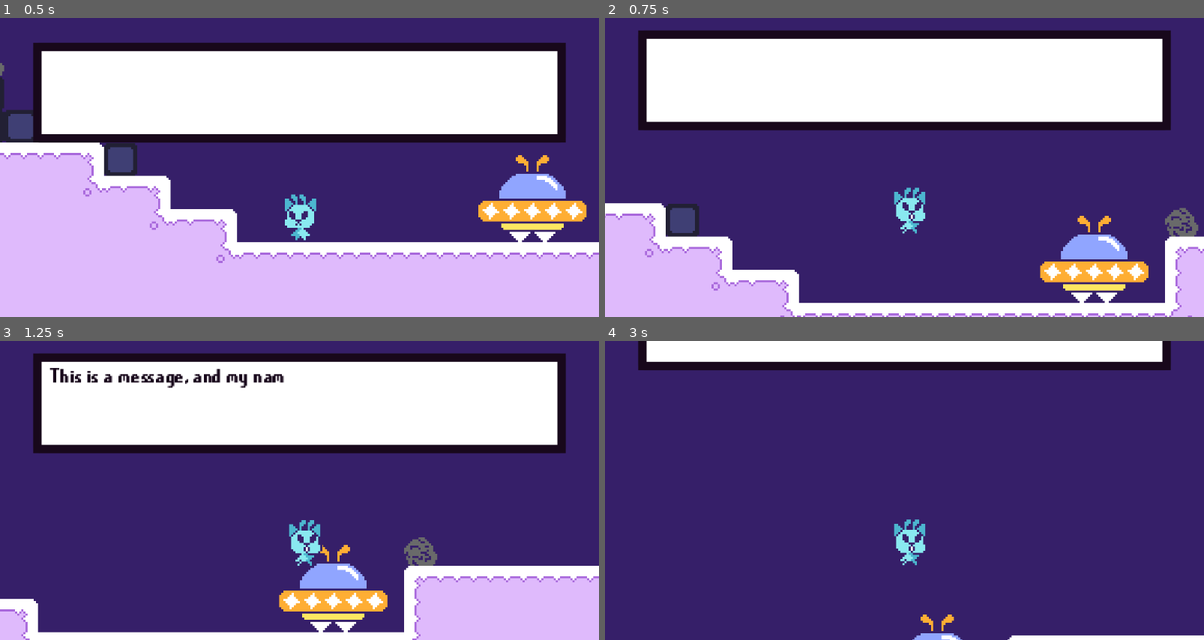
Above: before the commit, frames 1-4 (two rows, left to right).
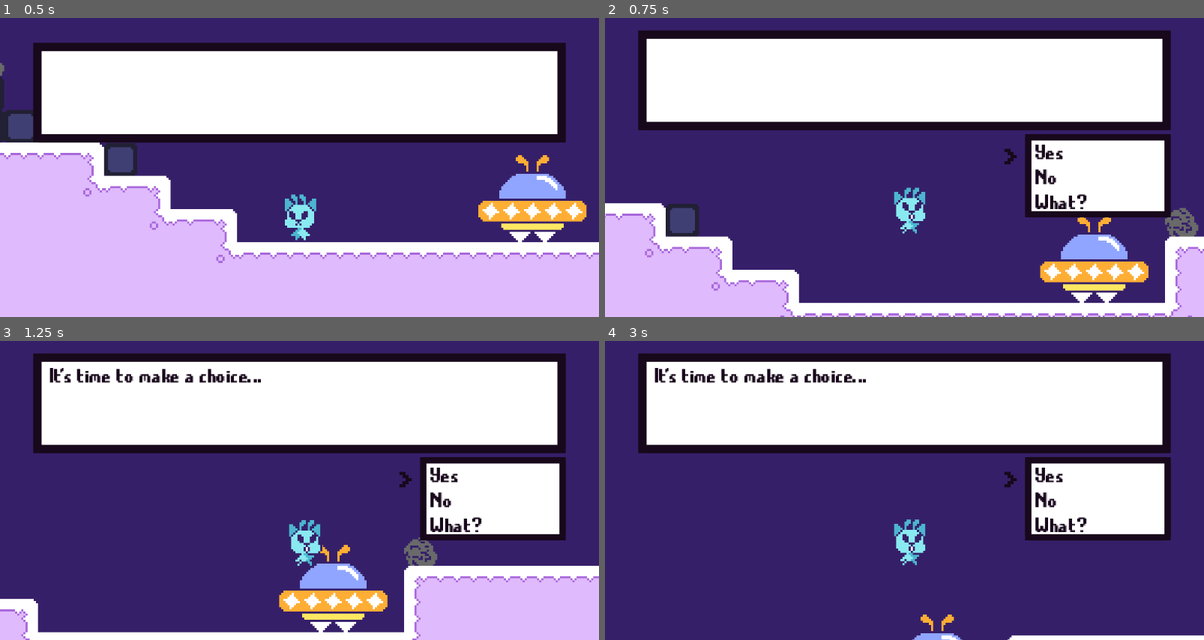
Above: after the commit, the same moments.

Repository: Zazorah/secret-santa-2025
Game: Godot game, scene res://World/Placeholder/TestRoom.tscn
Same seed, same stepped clock (60 frames per second), same inputs: the game is played once before the commit and once after it.
Inputs (mouse positions are in pixels of both pictures, inside the frame that each line leads up to):
- Up to frame 1 (0.5 s): no input
- Up to frame 2 (0.75 s): move the mouse to (1036, 152) at 0.52 s; hold D (move_right) from 0.53 s (still down); hold Space (advance_text) from 0.53 s (still down)
- Up to frame 3 (1.25 s): keep holding D (move_right); keep holding Space (advance_text); tap W (jump) at 0.77 s
- Up to frame 4 (3 s): move the mouse to (784, 505) at 1.27 s; release Space (advance_text) at 1.28 s; tap Space (advance_text) at 1.35, 2.3 s; tap W (jump) at 1.52 s; move the mouse to (964, 424) at 2.02 s; release D (move_right) at 2.03 s; hold A (move_left) 2.03-2.78 s; hold Mouse wheel up (zoom_in) 2.03-2.78 s; move the mouse to (874, 550) at 2.77 s; hold D (move_right) from 2.78 s (still down); tap Mouse wheel down (zoom_out) at 2.85 s

Frame 1 is identical in both runs. In frame 2, 6.8% of the frame differs, in the area x 66-95%, y 38-67%; in frame 3, 7.8%; in frame 4, 40%, in the area x 5-95%, y 0-67%.

Commit message:
WIP Choice Box
Leaving this for now to work on more important elements.

Diff:
--- a/Utility/Dialog/Assets/Themes/TextboxTheme.tres
+++ b/Utility/Dialog/Assets/Themes/TextboxTheme.tres
@@ -3,5 +3,6 @@
 [ext_resource type="FontFile" uid="uid://bfuplq32dveng" path="res://Assets/Fonts/ChevyRay - Picory.ttf" id="1_xwoec"]
 
 [resource]
+RichTextLabel/colors/default_color = Color(0.09411765, 0.03137255, 0.105882354, 1)
 RichTextLabel/font_sizes/normal_font_size = 12
 RichTextLabel/fonts/normal_font = ExtResource("1_xwoec")
--- a/Utility/Dialog/Data/OtherDialogData.json
+++ b/Utility/Dialog/Data/OtherDialogData.json
@@ -6,5 +6,39 @@
 		{
 			"text": "How are you reading this..."
 		}
+	],
+
+	"choice_test": [
+		{
+			"text": "It's time to make a choice...",
+			"choices": [
+				{
+					"text": "Yes",
+					"tag": "choice_test_yes"
+				},
+				{
+					"text": "No"
+				},
+				{
+					"text": "What?",
+					"tag": "choice_test_what"
+				}
+			]
+		},
+		{
+			"text": "Why... Why are you so afraid..."
+		}
+	],
+
+	"choice_test_yes": [
+		{
+			"text": "I'm glad to hear that..."
+		}
+	],
+
+	"choice_test_what": [
+		{
+			"text": "Huh?"
+		}
 	]
 }
--- a/Utility/Dialog/DialogLoader.gd
+++ b/Utility/Dialog/DialogLoader.gd
@@ -87,7 +87,9 @@
 	for choice_data in choices:
 		var choice = DialogChoice.new()
 		choice.text = choice_data.text
-		choice.tag = choice_data.tag
+
+		if choice_data.has("tag"):
+			choice.tag = choice_data.tag
 
 		result.push_back(choice)
 
--- /dev/null
+++ b/Utility/Dialog/UI/Choicebox/DialogChoicebox.gd
@@ -0,0 +1,34 @@
+class_name DialogChoicebox
+extends Control
+
+## Represents a list of choices in the Dialog UI.
+
+# Scene References
+const OPTION_SCENE = preload("res://Utility/Dialog/UI/Choicebox/DialogChoiceboxOption.tscn")
+
+# Drawing Properties
+var container_padding := Vector2(4.0, 4.0)
+
+# Child References
+@onready var outer_container = %OuterContainer
+@onready var inner_container = %InnerContainer
+@onready var choice_container = %ChoiceContainer
+
+var choices: Array[DialogChoice]
+
+func set_choices(new_choices: Array[DialogChoice]) -> void:
+	choices = new_choices
+
+	clear_choices()
+
+	# Add new choices.
+	for choice in new_choices:
+		var option = OPTION_SCENE.instantiate() as RichTextLabel
+		option.text = " " + choice.text
+
+		choice_container.add_child(option)
+
+func clear_choices() -> void:
+	if choice_container:
+		for n in choice_container.get_children():
+			n.queue_free()
--- /dev/null
+++ b/Utility/Dialog/UI/Choicebox/DialogChoicebox.tscn
@@ -0,0 +1,79 @@
+[gd_scene load_steps=4 format=3 uid="uid://hkomvmr386t3"]
+
+[ext_resource type="Script" uid="uid://dk8iflp4ckq3" path="res://Utility/Dialog/UI/Choicebox/DialogChoicebox.gd" id="1_6881l"]
+[ext_resource type="PackedScene" uid="uid://dfgnnlkti1rww" path="res://Utility/Dialog/UI/Choicebox/DialogChoiceboxOption.tscn" id="2_hokdp"]
+[ext_resource type="Theme" uid="uid://s4w2liv7d0lg" path="res://Utility/Dialog/Assets/Themes/TextboxTheme.tres" id="3_lbfqy"]
+
+[node name="DialogChoicebox" type="Control"]
+layout_mode = 3
+anchors_preset = 15
+anchor_right = 1.0
+anchor_bottom = 1.0
+grow_horizontal = 2
+grow_vertical = 2
+script = ExtResource("1_6881l")
+
+[node name="Cursor" type="Control" parent="."]
+anchors_preset = 0
+offset_left = 188.0
+offset_top = 57.0
+offset_right = 188.0
+offset_bottom = 57.0
+
+[node name="Label" type="RichTextLabel" parent="Cursor"]
+layout_mode = 0
+offset_right = 12.0
+offset_bottom = 20.0
+theme = ExtResource("3_lbfqy")
+theme_override_font_sizes/normal_font_size = 24
+text = ">"
+horizontal_alignment = 2
+vertical_alignment = 1
+
+[node name="OptionBox" type="Control" parent="."]
+anchors_preset = 0
+offset_right = 40.0
+offset_bottom = 40.0
+
+[node name="OuterContainer" type="PanelContainer" parent="OptionBox"]
+unique_name_in_owner = true
+custom_minimum_size = Vector2(70, 0)
+layout_mode = 1
+anchors_preset = 6
+anchor_left = 1.0
+anchor_top = 0.5
+anchor_right = 1.0
+anchor_bottom = 0.5
+offset_left = 162.0
+offset_top = 36.0
+offset_right = 232.0
+offset_bottom = 76.0
+grow_horizontal = 0
+grow_vertical = 2
+
+[node name="ColorRect" type="ColorRect" parent="OptionBox/OuterContainer"]
+layout_mode = 2
+color = Color(0.09411765, 0.03137255, 0.105882354, 1)
+
+[node name="InnerContainer" type="PanelContainer" parent="OptionBox/OuterContainer"]
+unique_name_in_owner = true
+custom_minimum_size = Vector2(60, 34)
+layout_mode = 2
+size_flags_horizontal = 4
+size_flags_vertical = 4
+
+[node name="ColorRect" type="ColorRect" parent="OptionBox/OuterContainer/InnerContainer"]
+layout_mode = 2
+
+[node name="ChoiceContainer" type="VBoxContainer" parent="OptionBox/OuterContainer/InnerContainer"]
+unique_name_in_owner = true
+layout_mode = 2
+alignment = 1
+
+[node name="Option" parent="OptionBox/OuterContainer/InnerContainer/ChoiceContainer" instance=ExtResource("2_hokdp")]
+layout_mode = 2
+text = "  Choice #1"
+
+[node name="Option2" parent="OptionBox/OuterContainer/InnerContainer/ChoiceContainer" instance=ExtResource("2_hokdp")]
+layout_mode = 2
+text = "  Choice #2"
--- /dev/null
+++ b/Utility/Dialog/UI/Choicebox/DialogChoiceboxOption.tscn
@@ -0,0 +1,10 @@
+[gd_scene load_steps=2 format=3 uid="uid://dfgnnlkti1rww"]
+
+[ext_resource type="Theme" uid="uid://s4w2liv7d0lg" path="res://Utility/Dialog/Assets/Themes/TextboxTheme.tres" id="1_owi5h"]
+
+[node name="Label" type="RichTextLabel"]
+custom_minimum_size = Vector2(64, 8)
+theme = ExtResource("1_owi5h")
+text = " Hello, World!"
+scroll_active = false
+vertical_alignment = 1
--- a/Utility/Dialog/UI/DialogChoicebox.gd
+++ /dev/null
@@ -1,9 +0,0 @@
-class_name DialogChoicebox
-extends Control
-
-## Represents a list of choices in the Dialog UI.
-
-var choices: Array[DialogChoice]
-
-func set_choices(new_choices: Array[DialogChoice]) -> void:
-	choices = new_choices
--- a/Utility/Dialog/UI/DialogChoicebox.tscn
+++ /dev/null
@@ -1,12 +0,0 @@
-[gd_scene load_steps=2 format=3 uid="uid://hkomvmr386t3"]
-
-[ext_resource type="Script" uid="uid://dk8iflp4ckq3" path="res://Utility/Dialog/UI/DialogChoicebox.gd" id="1_6881l"]
-
-[node name="DialogChoicebox" type="Control"]
-layout_mode = 3
-anchors_preset = 15
-anchor_right = 1.0
-anchor_bottom = 1.0
-grow_horizontal = 2
-grow_vertical = 2
-script = ExtResource("1_6881l")
--- a/Utility/Dialog/UI/DialogPlayer.gd
+++ b/Utility/Dialog/UI/DialogPlayer.gd
@@ -5,7 +5,8 @@
 ## Instantiated with a key pointing to a dialog scene.
 
 # Scene References
-const TEXTBOX_SCENE = preload("res://Utility/Dialog/UI/DialogTextbox.tscn")
+const TEXTBOX_SCENE = preload("res://Utility/Dialog/UI/Textbox/DialogTextbox.tscn")
+const CHOICEBOX_SCENE = preload("res://Utility/Dialog/UI/Choicebox/DialogChoicebox.tscn")
 
 # Emitted when the dialog scene is finished.
 signal finished
@@ -42,9 +43,17 @@
 
 	textbox.set_line(current_line)
 
-func _show_choices() -> void:
-	push_warning("Choicebox has not been implemented yet.. Sorry...")
-	_show_next_line()
+func _show_choices(choices: Array[DialogChoice]) -> void:
+	# Create Choicebox
+	choicebox = CHOICEBOX_SCENE.instantiate() as DialogChoicebox
+	add_child(choicebox)
+
+	# Pass in choices
+	choicebox.set_choices(choices)
+
+	pass
+
+func _hide_choices() -> void:
 	pass
 
 func _input(event: InputEvent) -> void:
@@ -53,7 +62,7 @@
 		if not textbox.is_writing and event.is_action_pressed("advance_text"):
 			# Show choices if they exist.
 			if current_line.choices:
-				_show_choices()
+				_show_choices(current_line.choices)
 			else:
 				_show_next_line()
 
--- a/Utility/Dialog/UI/DialogTextbox.tscn
+++ b/Utility/Dialog/UI/Textbox/DialogTextbox.tscn
@@ -1,6 +1,6 @@
 [gd_scene load_steps=3 format=3 uid="uid://ce8e35br1k06"]
 
-[ext_resource type="Script" uid="uid://bjv2bprtv6gmt" path="res://Utility/Dialog/UI/DialogTextbox.gd" id="1_7scxk"]
+[ext_resource type="Script" uid="uid://bjv2bprtv6gmt" path="res://Utility/Dialog/UI/Textbox/DialogTextbox.gd" id="1_7scxk"]
 [ext_resource type="Theme" uid="uid://s4w2liv7d0lg" path="res://Utility/Dialog/Assets/Themes/TextboxTheme.tres" id="2_2yew5"]
 
 [node name="DialogTextbox" type="Control"]
--- a/Utility/GameManager.gd
+++ b/Utility/GameManager.gd
@@ -6,4 +6,4 @@
 var camera: Camera
 
 func _ready() -> void:
-	DialogManager.play_dialog("axolotl_test")
+	DialogManager.play_dialog("choice_test")
Renamed: Utility/Dialog/UI/DialogChoiceDisplay.gd -> Utility/Dialog/UI/Choicebox/DialogChoiceDisplay.gd
Renamed: Utility/Dialog/UI/DialogChoiceDisplay.gd.uid -> Utility/Dialog/UI/Choicebox/DialogChoiceDisplay.gd.uid
Renamed: Utility/Dialog/UI/DialogChoicebox.gd.uid -> Utility/Dialog/UI/Choicebox/DialogChoicebox.gd.uid
Renamed: Utility/Dialog/UI/DialogTextbox.gd -> Utility/Dialog/UI/Textbox/DialogTextbox.gd
Renamed: Utility/Dialog/UI/DialogTextbox.gd.uid -> Utility/Dialog/UI/Textbox/DialogTextbox.gd.uid
